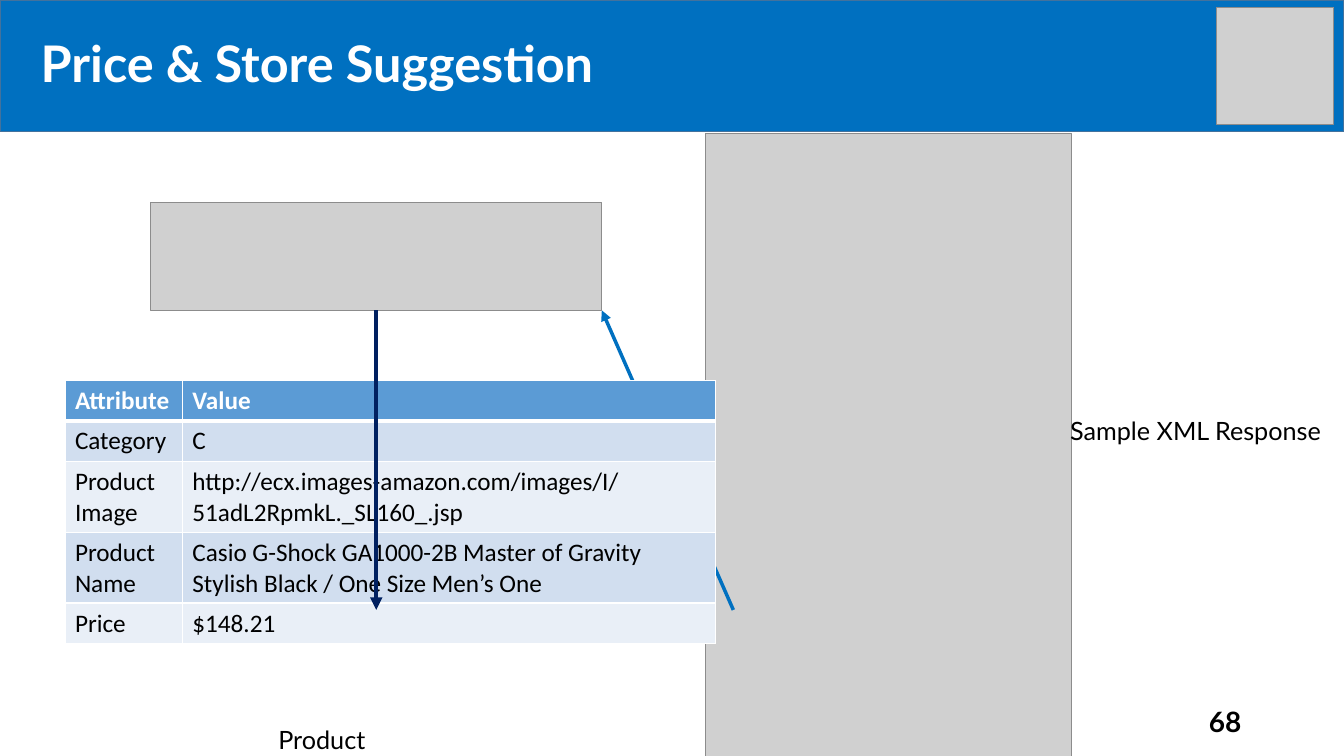
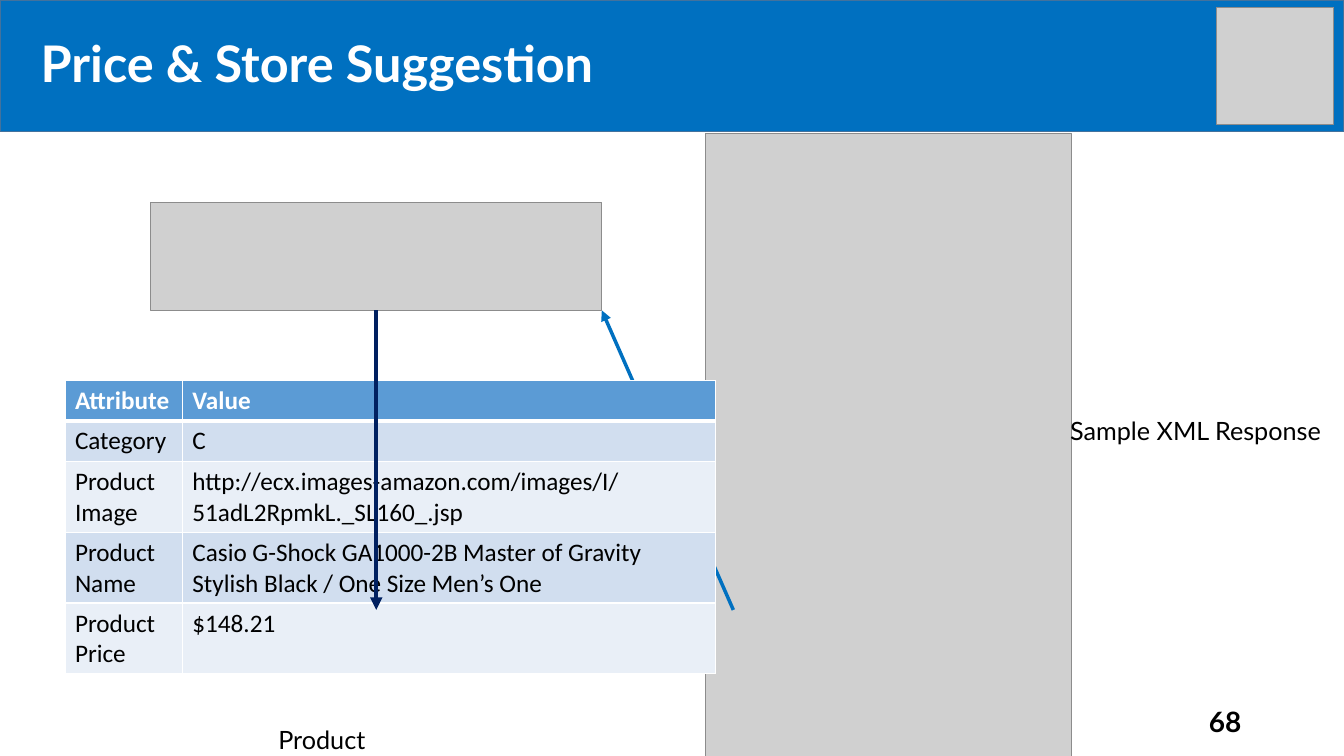
Before and after one commit to tiendan3108/CP, a slide deck: slide 68 of Source/Presentation/PreFinalPresentation.pptx. Drawn at 1344x756 pixels with LibreOffice and Linux fonts; fonts in the diff are those of the drawing; grey boxes stand for pictures. Boxes give left, top, right and bottom in pixels: in the first picture for what was removed or moved away, otherwise in the second. Text is boxed around its words. In the diff, an @@ line names an element or a change of style, - is before the commit and + after.

```diff
--- a/Source/Presentation/PreFinalPresentation.pptx
+++ b/Source/Presentation/PreFinalPresentation.pptx
@@ table at (x1=65, y1=381, x2=716, y2=675) @@
-row 5, column 1: Price
+row 5, column 1: Product Price
```
Also in this commit, not shown: 18 other slides changed.
